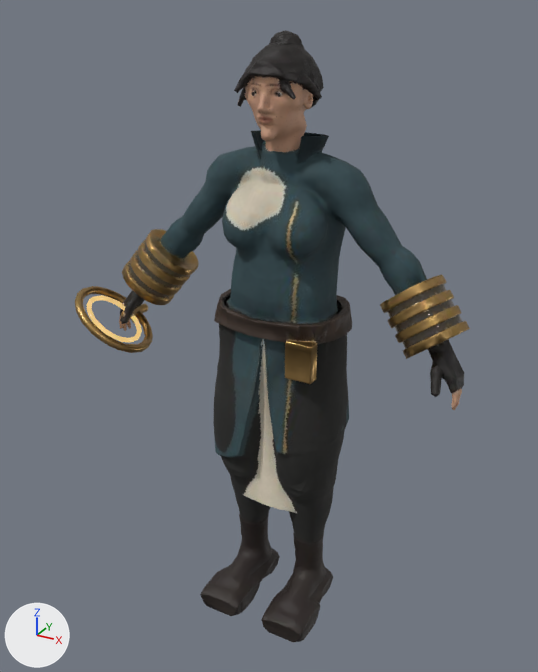
Before and after pictures for a commit that changed the glTF model game/public/assets/characters/oath-14-sorcerer.glb.
One viewpoint serves both versions: a 50 mm lens placed at (0.925, -1.753, 1.805), pointed at (-0.044, 0.007, 0.925). The lights are fixed; the arrows at lower left show +X, +Y and +Z. The older version comes first. Vertices at exactly the same position are counted once.

Names of what the first picture shows: 'oath-14-sorcerer'.
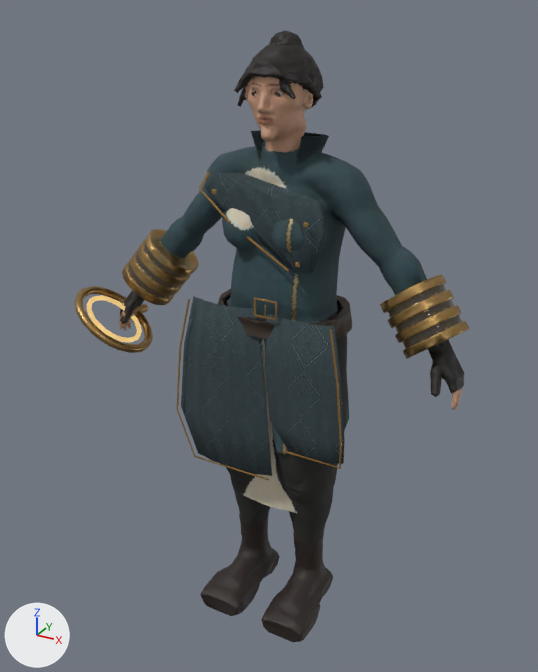
Pixel boxes [x1, y1, x2, y2] of what changed, in the pictures (538 x 672 px):
part 1 of me_oath_14_sorcerer, added: after [176, 170, 345, 480]

Diff of the bpy script that builds the scene:
```diff
--- a/game/public/assets/characters/oath-14-sorcerer.glb.py
+++ b/game/public/assets/characters/oath-14-sorcerer.glb.py
@@ img_teal_reference_surface @@
+img_teal_reference_surface = load_image('teal-reference-surface', '_unpacked/teal-reference-surface', 256, 256, 'sRGB')
@@ mat_reconstructed_teal @@
+mat_reconstructed_teal = bpy.data.materials.new('reconstructed-teal')
+# uses the picture img_teal_reference_surface
@@ mat_reconstructed_brass @@
+mat_reconstructed_brass = bpy.data.materials.new('reconstructed-brass')
+# nodes: BsdfPrincipled, Mix, OutputMaterial, VertexColor
+# colours: brown #a98448, mixed with the vertex colours
@@ me_oath_14_sorcerer @@
 # used by ob_oath_14_sorcerer; location = (0.0, 0.0, 0.0)
-me_oath_14_sorcerer.from_pydata(...)  # 13732 vertices, 27118 faces; spans x -0.59..0.54, y -0.28..0.27, z 0.0..1.76
+me_oath_14_sorcerer.from_pydata(...)  # 14884 vertices, 29318 faces; spans x -0.59..0.54, y -0.28..0.27, z 0.0..1.76
+# me_oath_14_sorcerer part 1: 1152 vertices added at x -0.27..0.27, y -0.16..-0.07, z 0.55..1.41
 me_oath_14_sorcerer.materials.append(mat_oath_14_sorcerer)
@@ me_oath_14_sorcerer @@
 me_oath_14_sorcerer.materials.append(mat_pupil)
+me_oath_14_sorcerer.materials.append(mat_reconstructed_teal)
+me_oath_14_sorcerer.materials.append(mat_reconstructed_brass)
```
